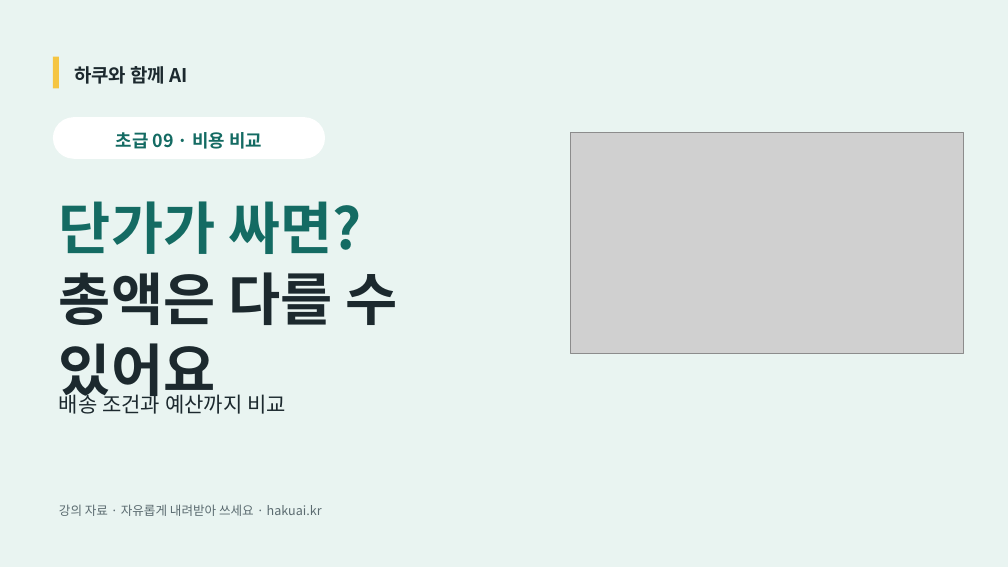
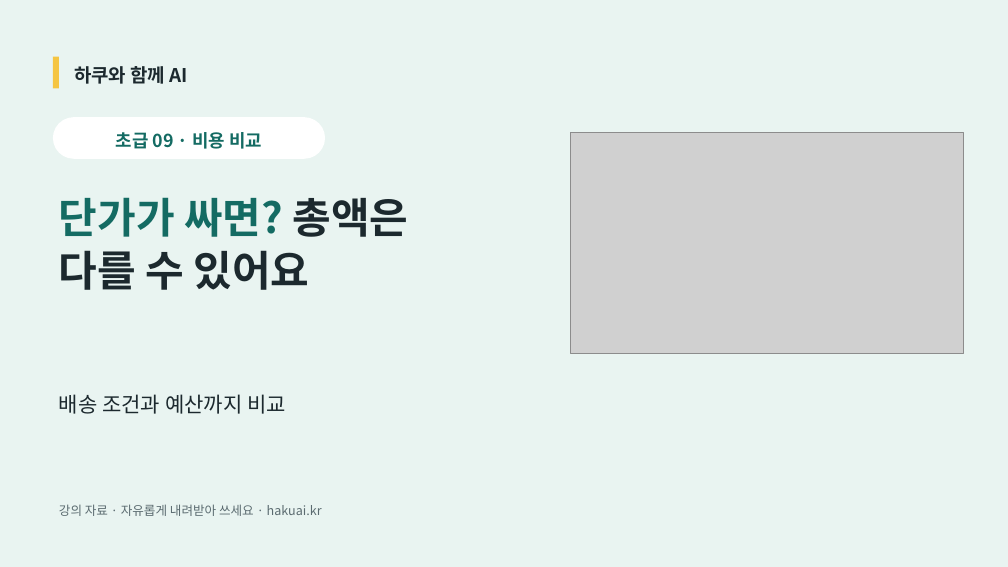
Before and after one commit to kenman008383/hakuai.kr, a slide deck: slide 1 of public/files/chatgpt/basic/09/hakuai-chatgpt-basic-09.pptx. Drawn at 1008x567 pixels with LibreOffice and Linux fonts; fonts in the diff are those of the drawing; grey boxes stand for pictures. Boxes give left, top, right and bottom in pixels: in the first picture for what was removed or moved away, otherwise in the second. Text is boxed around its words. In the diff, an @@ line names an element or a change of style, - is before the commit and + after.

```diff
--- a/public/files/chatgpt/basic/09/hakuai-chatgpt-basic-09.pptx
+++ b/public/files/chatgpt/basic/09/hakuai-chatgpt-basic-09.pptx
@@ text at bbox=[59, 197, 409, 290]: text changed; size 54 to 40 pt @@
-단가가 싸면?
-총액은 다를 수 있어요
+단가가 싸면? 총액은
+다를 수 있어요
```
Also in this commit, not shown: 15 other files.
